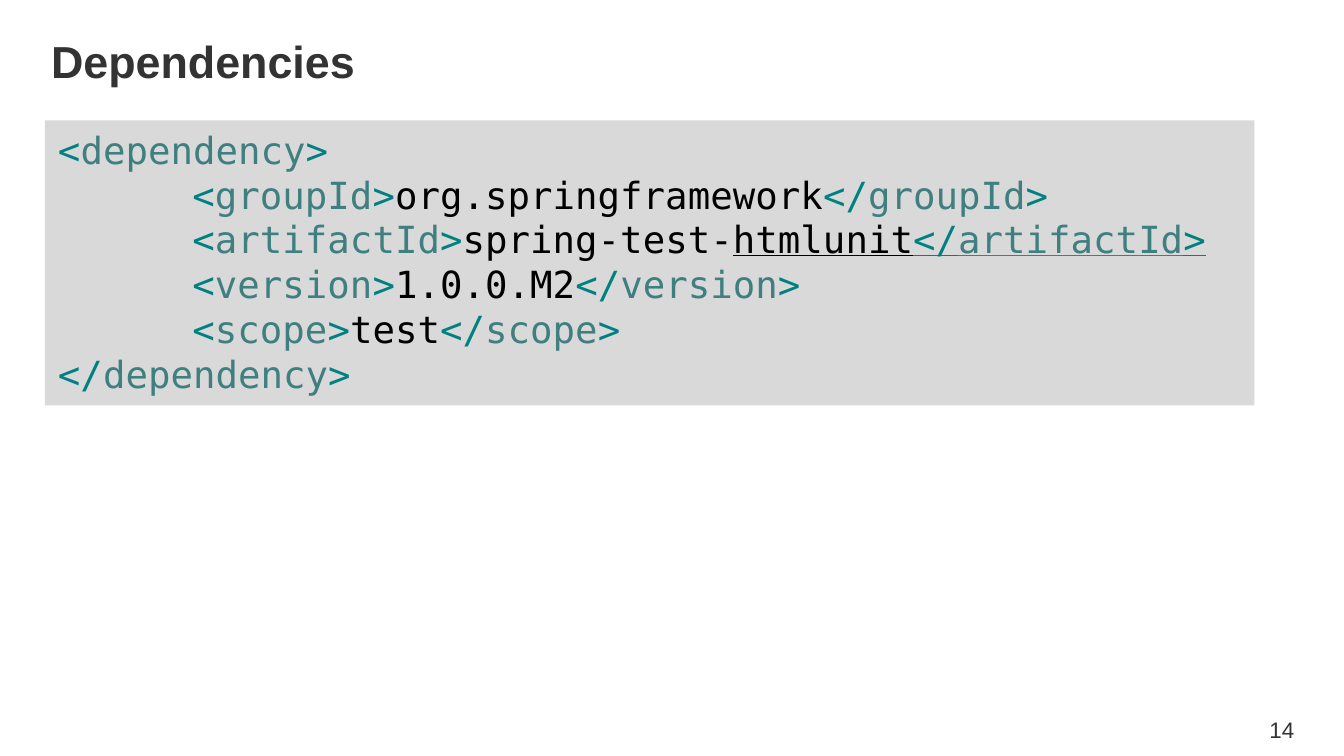
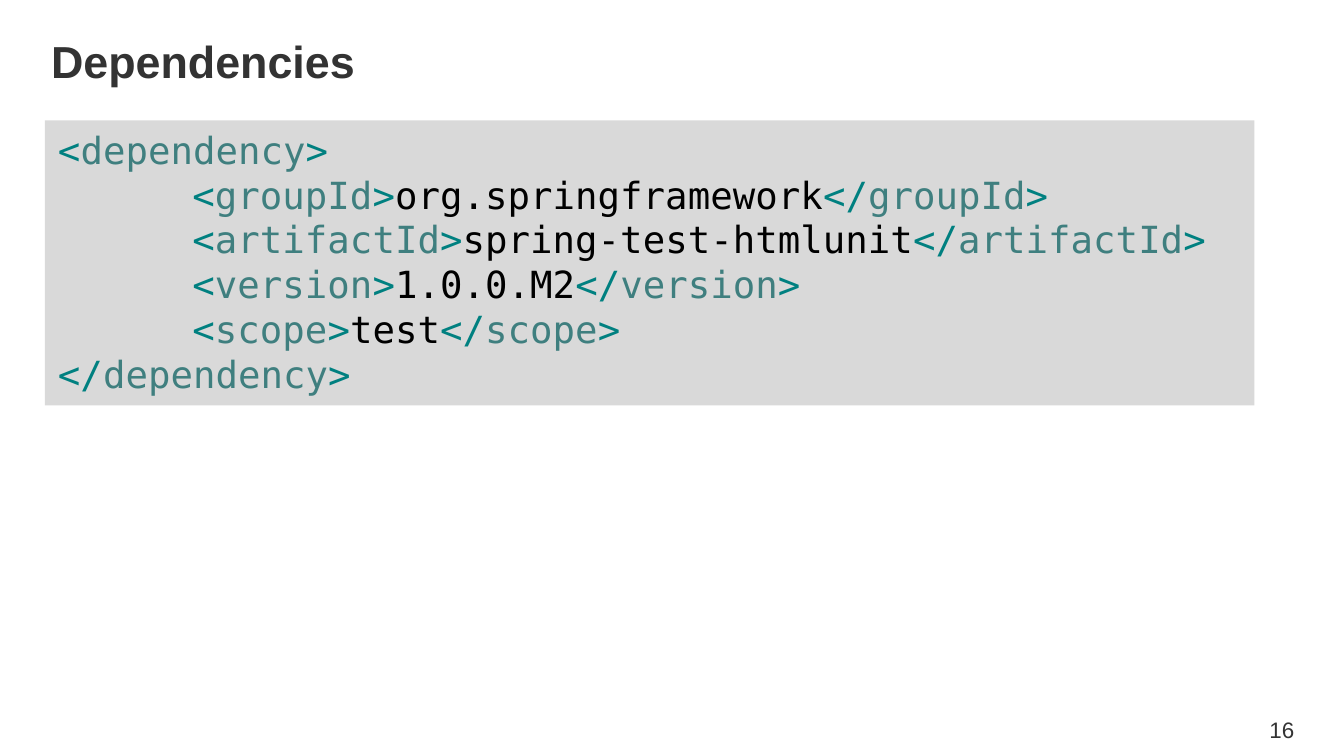
Before and after one commit to SpringOne2GX-2014/monty-python-trivia, a slide deck: slide 16 of SpringOne2GX_2014_HolyIntegrationTest.pptx (slide 14 before the commit). Drawn at 1344x756 pixels with LibreOffice and Linux fonts; fonts in the diff are those of the drawing; background and template pictures are left out. Boxes give left, top, right and bottom in pixels: in the first picture for what was removed or moved away, otherwise in the second. Text is boxed around its words. In the diff, an @@ line names an element or a change of style, - is before the commit and + after.

```diff
--- a/SpringOne2GX_2014_HolyIntegrationTest.pptx
+++ b/SpringOne2GX_2014_HolyIntegrationTest.pptx
@@ text in rectangle at [192, 224, 1205, 261]: underline off in "<artifactId>spring-test-htmlunit</artifactId>" @@
@@ page number at [1269, 722, 1294, 738]: text changed @@
-14
+16
```
Also in this commit, not shown: 3 other slides changed, 11 slides added.
